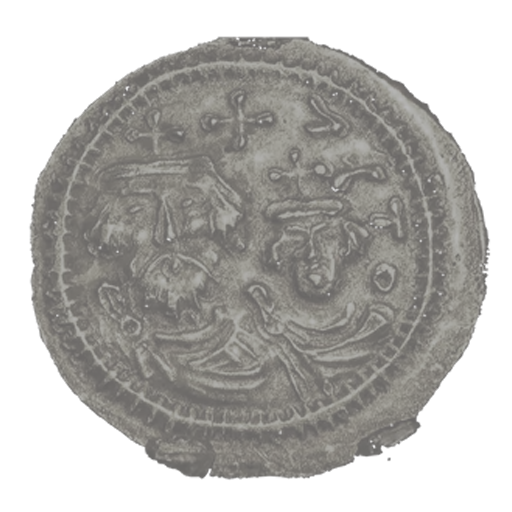
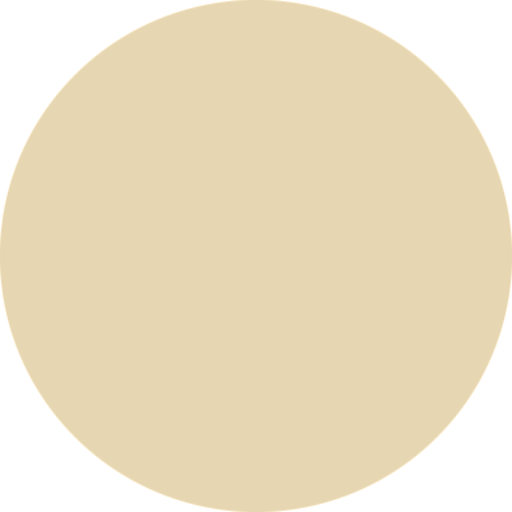
Layers edited between the first and the second 512 × 512 image:
removed layer "图层3" over (28, 36, 492, 481)
added layer "图层 2" above "图层 1" over (0, 0, 512, 512)
